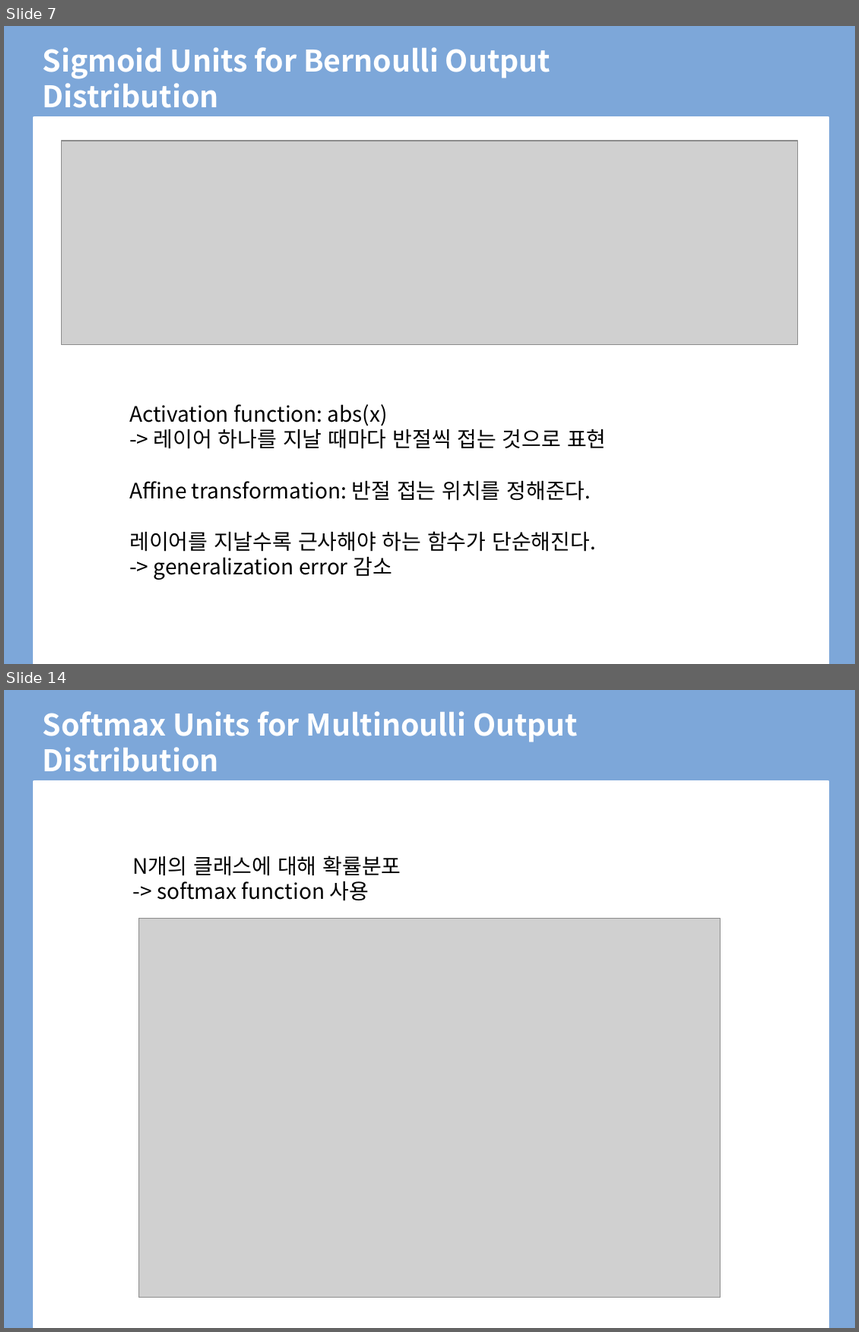
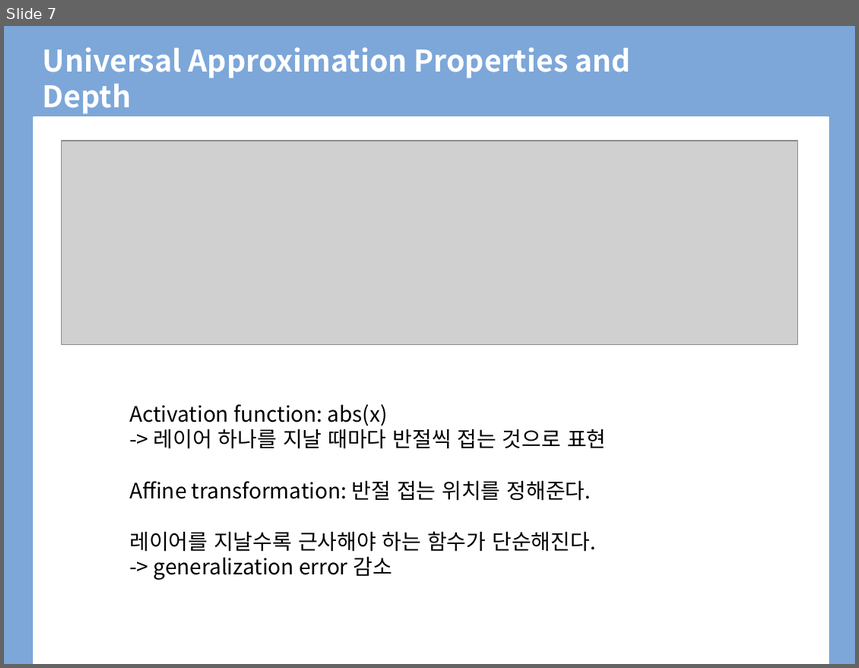
Before and after one commit to BLINK-ONCE/Storage, a slide deck: files/presentation/ppt/6.4 Architecture Design.pptx. Shown one above the other, each under a label of ours: slides 7 and 14 before the commit, slide 7 after it; the slides between them are not shown. The pictures are 859x1332 and 859x668 pixels, drawn with LibreOffice and Linux fonts; fonts in the diff are those of the drawing; grey boxes stand for pictures; background and template pictures are left out. Boxes give left, top, right and bottom in pixels: in the first picture for what was removed or moved away, otherwise in the second. Text is boxed around its words. In the diff, an @@ line names an element or a change of style, - is before the commit and + after.

```diff
--- a/files/presentation/ppt/6.4 Architecture Design.pptx
+++ b/files/presentation/ppt/6.4 Architecture Design.pptx
@@ slide 14 removed at [4, 690, 855, 1328], background #FFFFFF; not listed: 2 template elements that a slide beside it also shows @@
@@ title removed at [43, 711, 578, 772] @@
-Softmax Units for Multinoulli Output Distribution
@@ text removed at [133, 856, 401, 901] @@
-N개의 클래스에 대해 확률분포
--> softmax function 사용
@@ picture removed at [139, 919, 720, 1299] @@
@@ slide 7 changed as well @@
@@ title at [43, 47, 631, 114]: text changed @@
-Sigmoid Units for Bernoulli Output Distribution
+Universal Approximation Properties and Depth
```
Also in this commit, not shown: 5 other slides changed, 6 slides added, 19 other slides removed, 1 other file.
